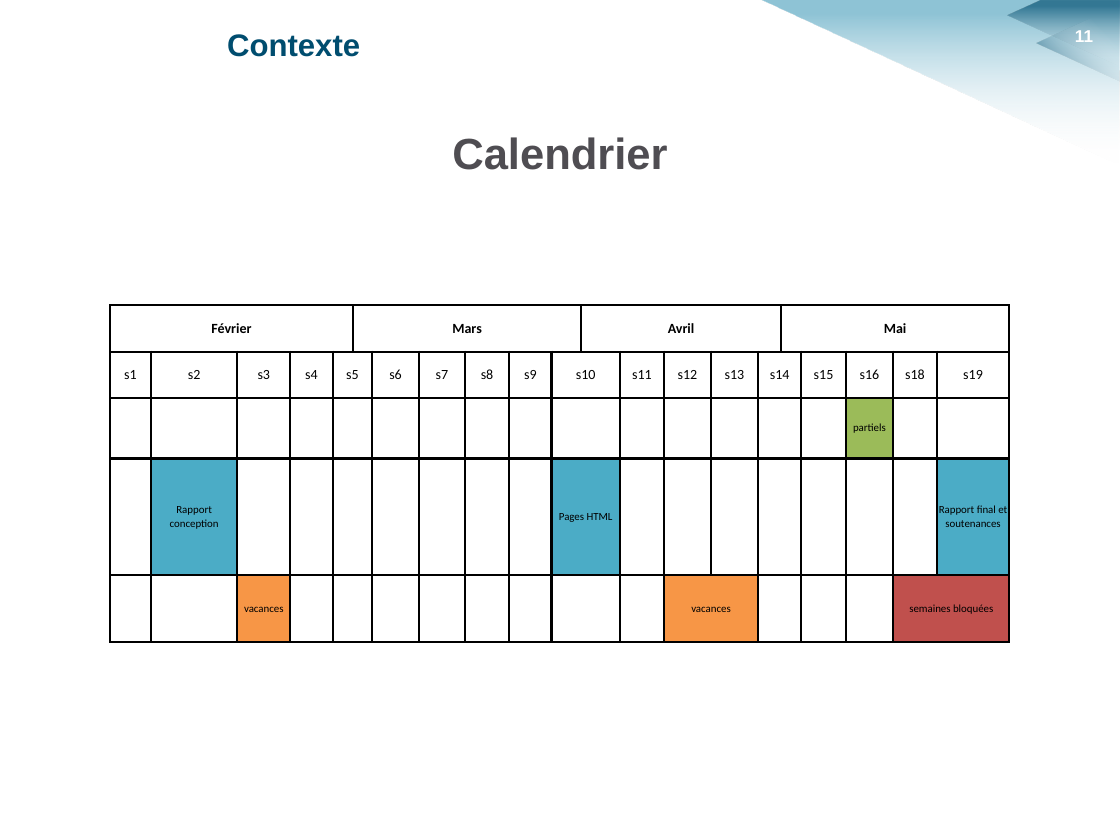
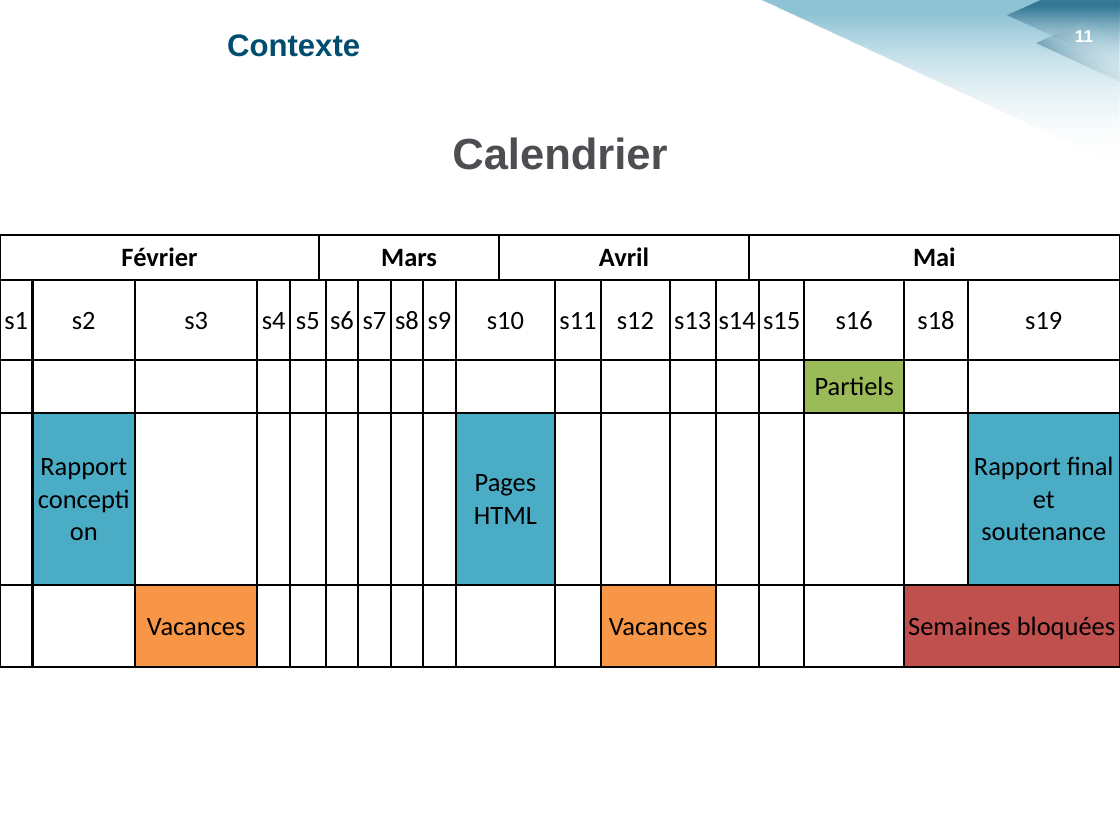
Before and after one commit to HKervadec/korrigolo, a slide deck: slide 11 of soutenances/planification/soutenance_planification.pptx. Drawn at 1120x840 pixels with LibreOffice and Linux fonts; fonts in the diff are those of the drawing; background and template pictures are left out. Boxes give left, top, right and bottom in pixels: in the first picture for what was removed or moved away, otherwise in the second. Text is boxed around its words. In the diff, an @@ line names an element or a change of style, - is before the commit and + after.

Commit message:
[Soutenance] Planif

```diff
--- a/soutenances/planification/soutenance_planification.pptx
+++ b/soutenances/planification/soutenance_planification.pptx
@@ table at [0, 235, 1120, 668] @@
-row 3, column 19: partiels
+row 3, column 19: Partiels
-row 4, column 21: Rapport final et soutenances
+row 4, column 21: Rapport final et soutenance
-row 5:  |  | vacances |  |  |  |  |  |  |  |  |  |  | vacances |  |  |  |  |  | semaines bloquées | 
+row 5:  |  | Vacances |  |  |  |  |  |  |  |  |  |  | Vacances |  |  |  |  |  | Semaines bloquées | 
@@ size 9 to 17 pt in "Février", "Mars", "Avril", "Mai" and 18 more places @@
@@ size 7 to 17 pt in "Rapport conception", "Pages HTML" @@
@@ table: place and size @@
-table at [110, 306, 1008, 643]
+table at [0, 235, 1120, 668]
```
Also in this commit, not shown: 3 other slides changed, 1 other file.
